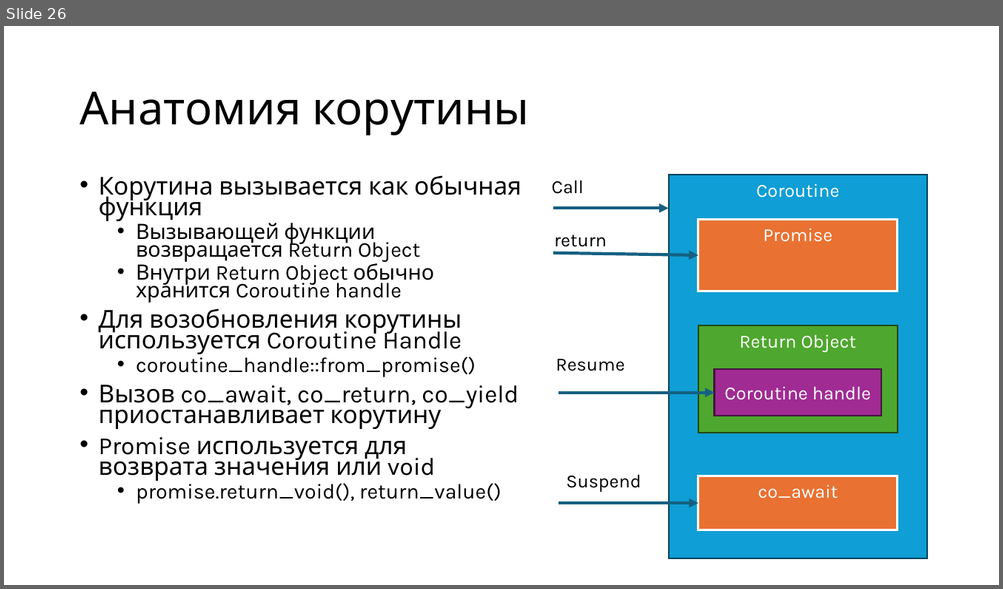
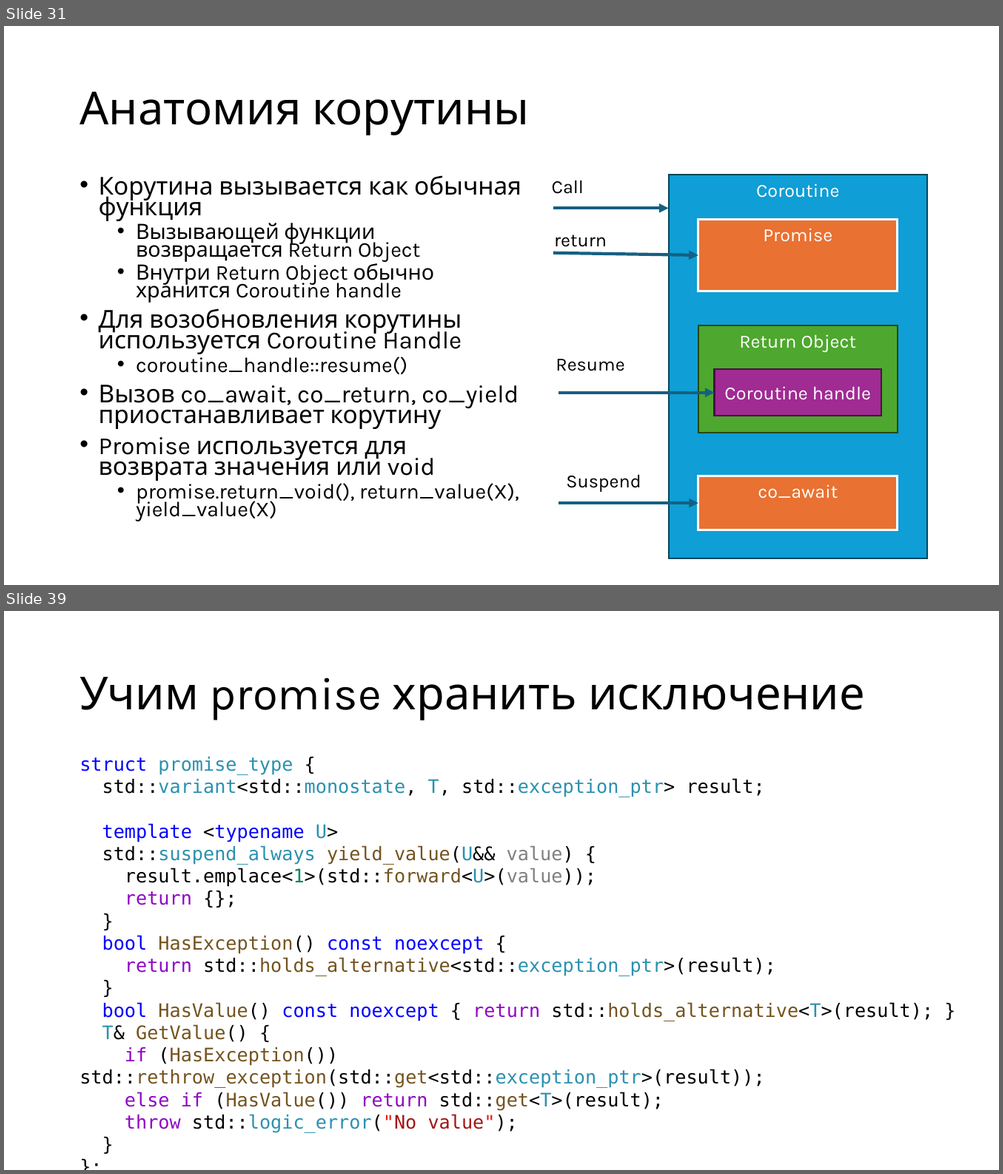
Before and after one commit to alexey-malov/pc, a slide deck: lectures/12/Coroutines.pptx. Shown one above the other, each under a label of ours: slide 26 before the commit, slides 31 and 39 after it; the slides between them are not shown. The pictures are 1003x589 and 1003x1174 pixels, drawn with LibreOffice and Linux fonts; fonts in the diff are those of the drawing. Boxes give left, top, right and bottom in pixels: in the first picture for what was removed or moved away, otherwise in the second. Text is boxed around its words. In the diff, an @@ line names an element or a change of style, - is before the commit and + after.

```diff
--- a/lectures/12/Coroutines.pptx
+++ b/lectures/12/Coroutines.pptx
@@ slide 39 added at (x1=4, y1=611, x2=999, y2=1170), background #FFFFFF @@
@@ title added at (x1=79, y1=677, x2=865, y2=721), 44 pt, text #000000 @@
+Учим promise хранить исключение
@@ text added at (x1=79, y1=757, x2=933, y2=1133), 18 pt, text #000000 @@
+struct promise_type {
+std::variant<std::monostate, T, std::exception_ptr> result;
+template <typename U>
+std::suspend_always yield_value(U&& value) {
+result.emplace<1>(std::forward<U>(value));
+return {};
+}
+bool HasException() const noexcept {
+return std::holds_alternative<std::exception_ptr>(result);
+}
+bool HasValue() const noexcept { return std::holds_alternative<T>(result); }
+T& GetValue() {
+if (HasException()) std::rethrow_exception(std::get<std::exception_ptr>(result));
+else if (HasValue()) return std::get<T>(result);
+throw std::logic_error("No value");
+}
+};
@@ what was slide 26 is now slide 31 @@
@@ slide 31 changed as well @@
@@ text at (x1=136, y1=353, x2=407, y2=375): text changed @@
-  • coroutine_handle::from_promise()
+  • coroutine_handle::resume()
@@ text at (x1=136, y1=480, x2=519, y2=522): text changed @@
-  • promise.return_void(), return_value()
+  • promise.return_void(), return_value(X), yield_value(X)
```
Also in this commit, not shown: 1 other slide changed, 24 other slides added, 12 other files.
